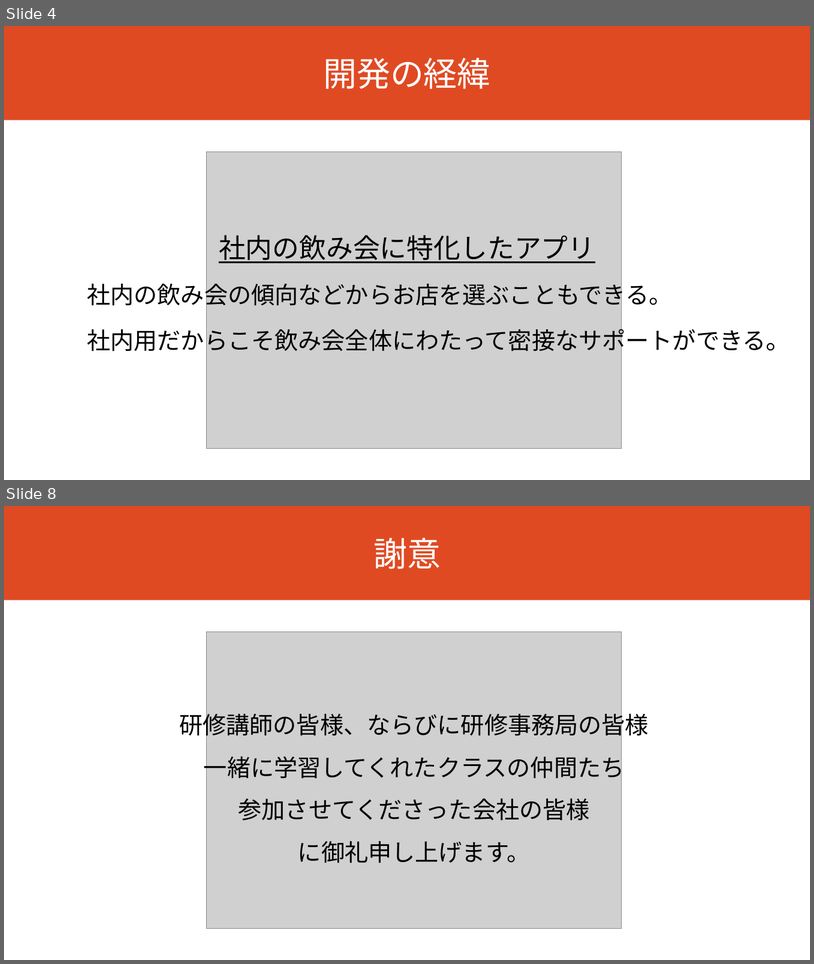
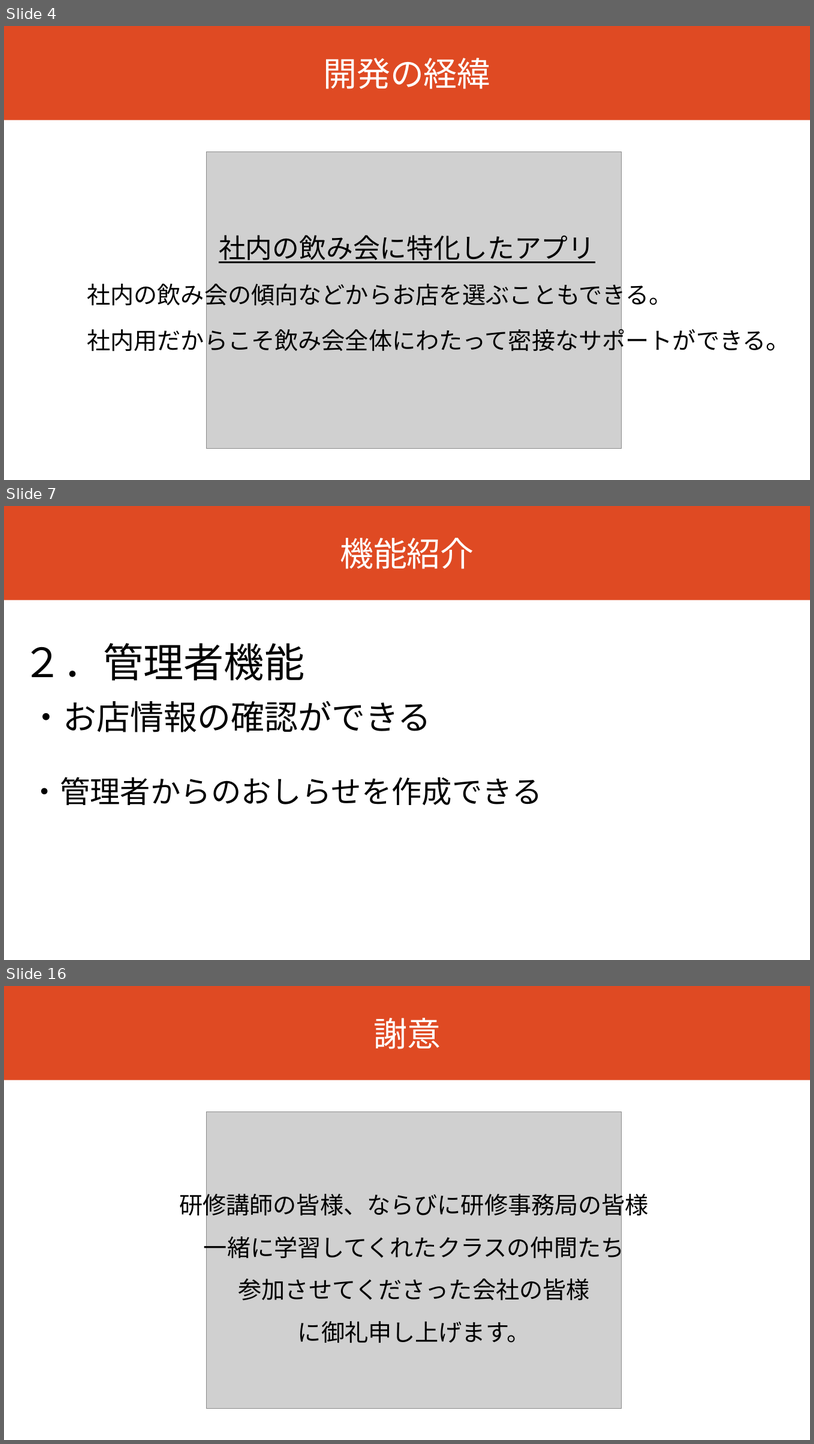
Before and after one commit to dojo2023/B-3, a slide deck: doc/B3_発表資料.pptx. Shown one above the other, each under a label of ours: slides 4 and 8 before the commit, slides 4, 7 and 16 after it; the slides between them are not shown. The pictures are 814x964 and 814x1444 pixels, drawn with LibreOffice and Linux fonts; fonts in the diff are those of the drawing; grey boxes stand for pictures. Boxes give left, top, right and bottom in pixels: in the first picture for what was removed or moved away, otherwise in the second. Text is boxed around its words. In the diff, an @@ line names an element or a change of style, - is before the commit and + after.

```diff
--- a/doc/B3_発表資料.pptx
+++ b/doc/B3_発表資料.pptx
@@ slide 7 added at (4, 506, 810, 960), background #FFFFFF @@
@@ rectangle added at (4, 506, 810, 600), fill #DF4A23, 40 pt, text #FFFFFF @@
+機能紹介
@@ text added at (23, 643, 305, 681), 48 pt, text #000000 @@
+２．管理者機能
@@ text added at (30, 700, 543, 805), 36 pt, text #000000 @@
+・お店情報の確認ができる
+・管理者からのおしらせを作成できる
@@ what was slide 8 is now slide 16 @@
```
Also in this commit, not shown: 3 slides changed, 7 other slides added.
